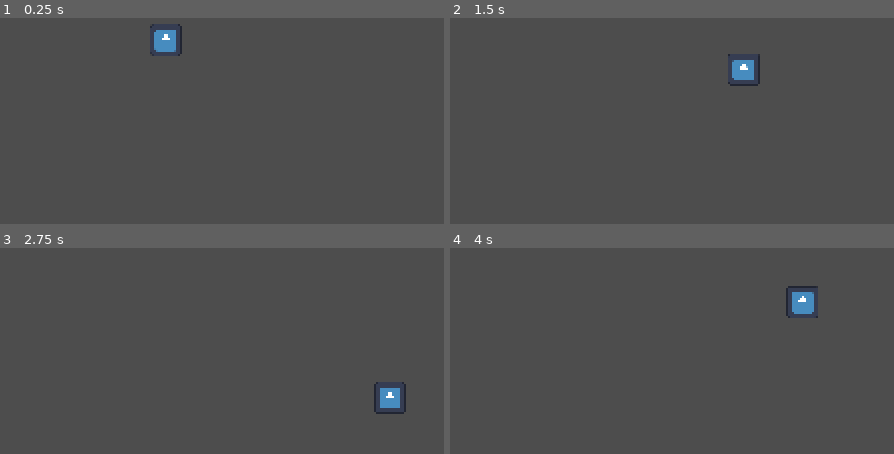
Above: before the commit, frames 1-4 (two rows, left to right).
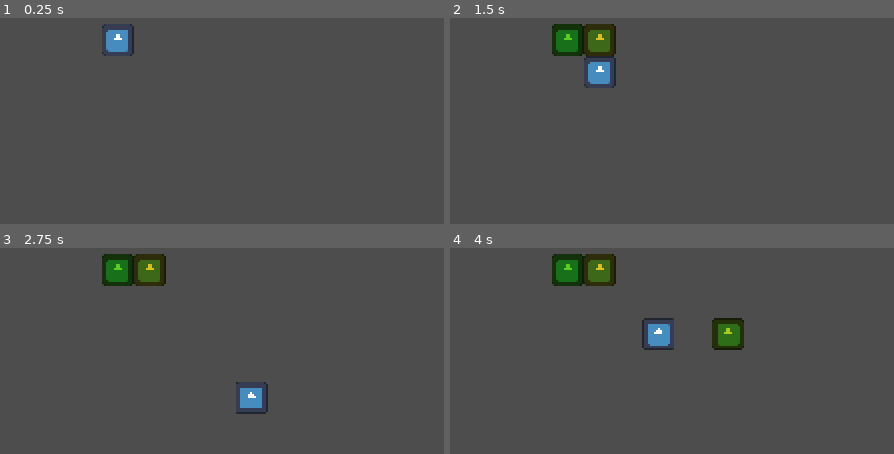
Above: after the commit, the same moments.

Repository: 0ctodice/Brackeys-Game-Jam-2025.2
Game: Godot game, scene res://Scenes/world.tscn
Same seed, same stepped clock (60 frames per second), same inputs: the game is played once before the commit and once after it. The engine's default icon, where the game draws it, is replaced by a stand-in: a white triangle on a blue panel in a dark square.
Inputs:
- Up to frame 1 (0.25 s): no input
- Up to frame 2 (1.5 s): tap Enter (ui_accept) at 0.5, 0.6, 0.77, 1.07, 1.35 s; hold Right (ui_right) 0.53-1.28 s; hold Down (ui_down) from 1.28 s (still down)
- Up to frame 3 (2.75 s): tap Enter (ui_accept) at 1.52, 1.82, 2.1 s; release Down (ui_down) at 2.03 s; hold Right (ui_right) from 2.03 s (still down)
- Up to frame 4 (4 s): release Right (ui_right) at 2.78 s; hold Up (ui_up) 2.78-3.53 s; tap Enter (ui_accept) at 2.85, 3.02, 3.32, 3.6, 3.77 s; hold Left (ui_left) from 3.53 s (still down)

The runs differ from the first frame. In frame 1, 1.2% of the frame differs, in the area x 22-41%, y 2-19%; in frame 2, 3.5%; in frame 3, 3.5%; in frame 4, 4.7%, in the area x 22-83%, y 2-50%.

Commit message:
working on the gift system

Diff:
--- /dev/null
+++ b/Scenes/gift.tscn
@@ -0,0 +1,20 @@
+[gd_scene load_steps=4 format=3 uid="uid://jgrw5i85247b"]
+
+[ext_resource type="Script" uid="uid://icqhn8gjs5xx" path="res://Scripts/gift.gd" id="1_1b1os"]
+[ext_resource type="Texture2D" uid="uid://c1b068ddj557b" path="res://icon.svg" id="1_wnhmm"]
+
+[sub_resource type="RectangleShape2D" id="RectangleShape2D_hn5kd"]
+size = Vector2(16, 16)
+
+[node name="Gift" type="RigidBody2D"]
+collision_layer = 4
+collision_mask = 0
+gravity_scale = 0.0
+script = ExtResource("1_1b1os")
+
+[node name="Sprite2D" type="Sprite2D" parent="."]
+scale = Vector2(0.125, 0.125)
+texture = ExtResource("1_wnhmm")
+
+[node name="CollisionShape2D" type="CollisionShape2D" parent="."]
+shape = SubResource("RectangleShape2D_hn5kd")
--- a/Scenes/player.tscn
+++ b/Scenes/player.tscn
@@ -1,12 +1,16 @@
-[gd_scene load_steps=4 format=3 uid="uid://ccpyl1fknrevd"]
+[gd_scene load_steps=5 format=3 uid="uid://ccpyl1fknrevd"]
 
 [ext_resource type="Script" uid="uid://dr36aqn8pac4s" path="res://Scripts/player.gd" id="1_cvnsp"]
 [ext_resource type="Texture2D" uid="uid://c1b068ddj557b" path="res://icon.svg" id="2_6t5aa"]
 
 [sub_resource type="RectangleShape2D" id="RectangleShape2D_cvnsp"]
-size = Vector2(16, 16)
+size = Vector2(12, 12)
+
+[sub_resource type="RectangleShape2D" id="RectangleShape2D_6t5aa"]
+size = Vector2(12, 12)
 
 [node name="Player" type="CharacterBody2D"]
+collision_mask = 0
 motion_mode = 1
 script = ExtResource("1_cvnsp")
 
@@ -18,17 +22,30 @@
 shape = SubResource("RectangleShape2D_cvnsp")
 
 [node name="RayUp" type="RayCast2D" parent="."]
-position = Vector2(0, -8)
-target_position = Vector2(0, -8)
+target_position = Vector2(0, -16)
+collision_mask = 2
+collide_with_areas = true
 
 [node name="RayDown" type="RayCast2D" parent="."]
-position = Vector2(0, 8)
-target_position = Vector2(0, 8)
+target_position = Vector2(0, 16)
+collision_mask = 2
+collide_with_areas = true
 
 [node name="RayLeft" type="RayCast2D" parent="."]
-position = Vector2(-8, 0)
-target_position = Vector2(-8, 0)
+target_position = Vector2(-16, 0)
+collision_mask = 2
+collide_with_areas = true
 
 [node name="RayRight" type="RayCast2D" parent="."]
-position = Vector2(8, 0)
-target_position = Vector2(8, 0)
+target_position = Vector2(16, 0)
+collision_mask = 2
+collide_with_areas = true
+
+[node name="GiftCollider" type="Area2D" parent="."]
+collision_mask = 4
+
+[node name="CollisionShape2D" type="CollisionShape2D" parent="GiftCollider"]
+shape = SubResource("RectangleShape2D_6t5aa")
+
+[connection signal="body_entered" from="GiftCollider" to="." method="_on_gift_collider_body_entered"]
+[connection signal="body_exited" from="GiftCollider" to="." method="_on_gift_collider_body_exited"]
--- a/Scenes/world.tscn
+++ b/Scenes/world.tscn
@@ -1,8 +1,20 @@
-[gd_scene load_steps=2 format=3 uid="uid://cexjsorf3mo4w"]
+[gd_scene load_steps=3 format=3 uid="uid://cexjsorf3mo4w"]
 
 [ext_resource type="PackedScene" uid="uid://ccpyl1fknrevd" path="res://Scenes/player.tscn" id="1_a02cp"]
+
+[sub_resource type="RectangleShape2D" id="RectangleShape2D_a02cp"]
+size = Vector2(96, 48)
 
 [node name="World" type="Node2D"]
 
 [node name="Player" parent="." instance=ExtResource("1_a02cp")]
-position = Vector2(144, 88)
+position = Vector2(120, 88)
+
+[node name="StaticBody2D" type="StaticBody2D" parent="."]
+position = Vector2(192, 88)
+disable_mode = 1
+collision_layer = 2
+collision_mask = 0
+
+[node name="CollisionShape2D" type="CollisionShape2D" parent="StaticBody2D"]
+shape = SubResource("RectangleShape2D_a02cp")
--- /dev/null
+++ b/Scripts/gift.gd
@@ -0,0 +1,10 @@
+extends RigidBody2D
+
+func _ready():
+	var rng = RandomNumberGenerator.new()
+	$Sprite2D.modulate = Color(rng.randf_range(0,1),rng.randf_range(0,1),rng.randf_range(0,1))
+
+
+# Called every frame. 'delta' is the elapsed time since the previous frame.
+func _process(delta):
+	pass
--- a/Scripts/player.gd
+++ b/Scripts/player.gd
@@ -2,26 +2,35 @@
 
 const TILE_SIZE : Vector2 = Vector2(16,16)
 var sprite_tween : Tween
+var gift_scene = load("res://Scenes/gift.tscn")
+var can_drop_gift : bool = true
 
 func _physics_process(delta:float) -> void:
-	if sprite_tween and sprite_tween.is_running() :
-		return
-	if Input.is_action_pressed("ui_up") and !$RayUp.is_colliding() :
-		_move(Vector2(0,-1))
-	elif Input.is_action_pressed("ui_down") and !$RayDown.is_colliding() :
-		_move(Vector2(0,1))
-	elif Input.is_action_pressed("ui_left") and !$RayLeft.is_colliding() :
-		_move(Vector2(-1,0))
-	elif Input.is_action_pressed("ui_right") and !$RayRight.is_colliding() :
-		_move(Vector2(1,0))
+	if !sprite_tween or !sprite_tween.is_running() :
+		if Input.is_action_pressed("ui_up") and !$RayUp.is_colliding() :
+			_move(Vector2(0,-1))
+		elif Input.is_action_pressed("ui_down") and !$RayDown.is_colliding() :
+			_move(Vector2(0,1))
+		elif Input.is_action_pressed("ui_left") and !$RayLeft.is_colliding() :
+			_move(Vector2(-1,0))
+		elif Input.is_action_pressed("ui_right") and !$RayRight.is_colliding() :
+			_move(Vector2(1,0))
+
+		if Input.is_action_just_pressed("ui_accept") and can_drop_gift :
+			drop_gift()
 
 func _move(dir: Vector2) -> void:
 	global_position += dir * TILE_SIZE
 	$Sprite2D.global_position -= dir * TILE_SIZE
-
-	if sprite_tween :
-		sprite_tween.kill()
-
+	if sprite_tween : sprite_tween.kill()
 	sprite_tween = create_tween()
 	sprite_tween.set_process_mode(Tween.TWEEN_PROCESS_PHYSICS)
 	sprite_tween.tween_property($Sprite2D, "global_position", global_position, 0.185).set_trans(Tween.TRANS_SINE)
+
+func drop_gift() -> void:
+	var gift = gift_scene.instantiate()
+	gift.global_position = global_position
+	get_parent().add_child(gift)
+
+func _on_gift_collider_body_entered(body): can_drop_gift = false
+func _on_gift_collider_body_exited(body): can_drop_gift = true
Not shown, added: Scripts/gift.gd.uid
Not shown, changed: ideas.txt
